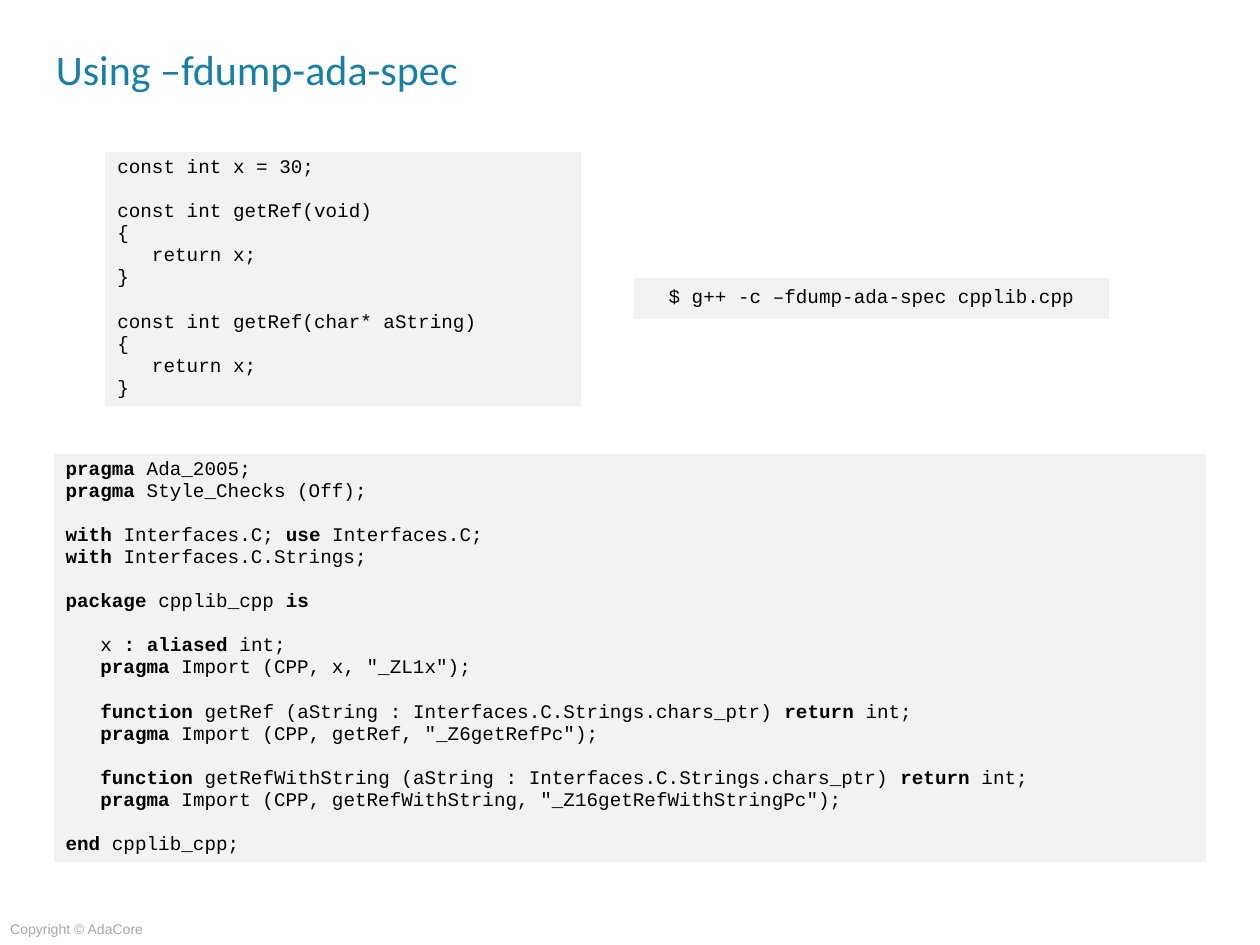
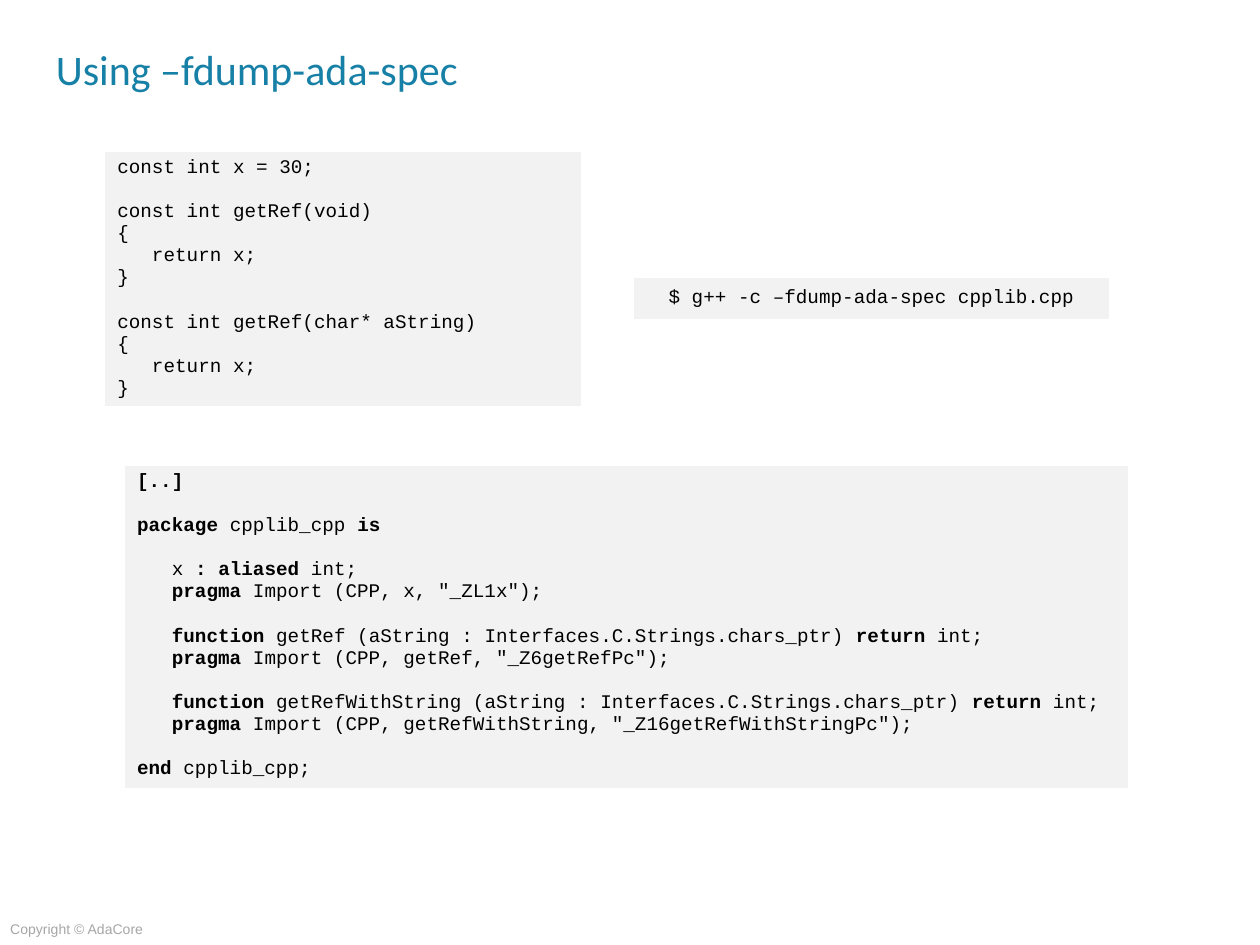
Before and after one commit to AdaCoreU/Courses, a slide deck: slide 7 of lectures/04_Mixed_Language_Programming_In_Ada/03_Ada_and_C++/Slides/03_Ada_and_C++.pptx. Drawn at 1260x945 pixels with LibreOffice and Linux fonts; fonts in the diff are those of the drawing; background and template pictures are left out. Boxes give left, top, right and bottom in pixels: in the first picture for what was removed or moved away, otherwise in the second. Text is boxed around its words. In the diff, an @@ line names an element or a change of style, - is before the commit and + after.

```diff
--- a/lectures/04_Mixed_Language_Programming_In_Ada/03_Ada_and_C++/Slides/03_Ada_and_C++.pptx
+++ b/lectures/04_Mixed_Language_Programming_In_Ada/03_Ada_and_C++/Slides/03_Ada_and_C++.pptx
@@ table at (125,465,1129,801) @@
@@ row 1, column 1: "pragma Ada_2005; / pragma Style_Checks (Off); / with Interfaces.C; use Interfaces.C; / with Interfaces.C.Strings; / package cpplib_cpp is / x : aliased int; / pragma Import (CPP, x, "_ZL1x"); / function getRef (aString : Interfaces.C.Strings.chars_ptr) return int; / pragma Import (CPP, getRef, "_Z6getRefPc"); / function getRefWithString (aString : Interfaces.C.Strings.chars_ptr) return int; / pragma Import (CPP, getRefWithString, "_Z16getRefWithStringPc"); / end cpplib_cpp;" to "[..] / package cpplib_cpp is / x : aliased int; / pragma Import (CPP, x, "_ZL1x"); / function getRef (aString : Interfaces.C.Strings.chars_ptr) return int; / pragma Import (CPP, getRef, "_Z6getRefPc"); / function getRefWithString (aString : Interfaces.C.Strings.chars_ptr) return int; / pragma Import (CPP, getRefWithString, "_Z16getRefWithStringPc"); / end cpplib_cpp;" @@
@@ table: place and size @@
-table at (53,452,1207,881)
+table at (125,465,1129,801)
```
Also in this commit, not shown: 7 other slides changed.
